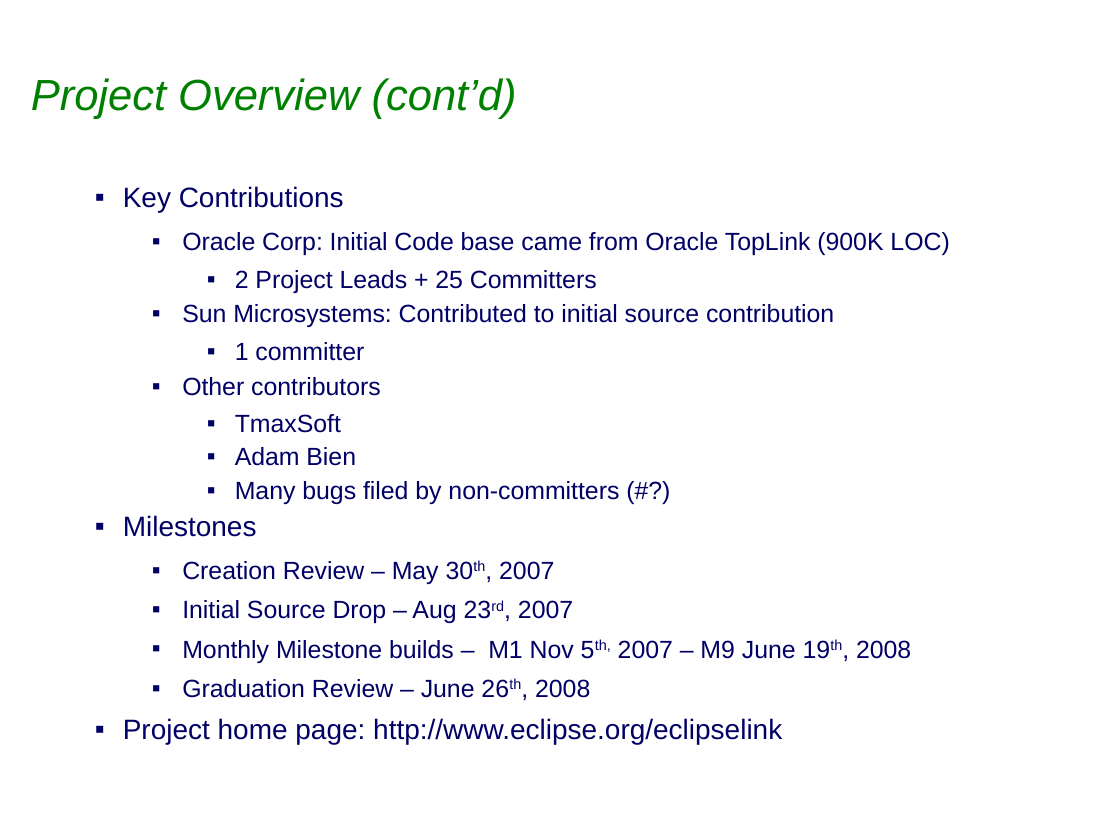
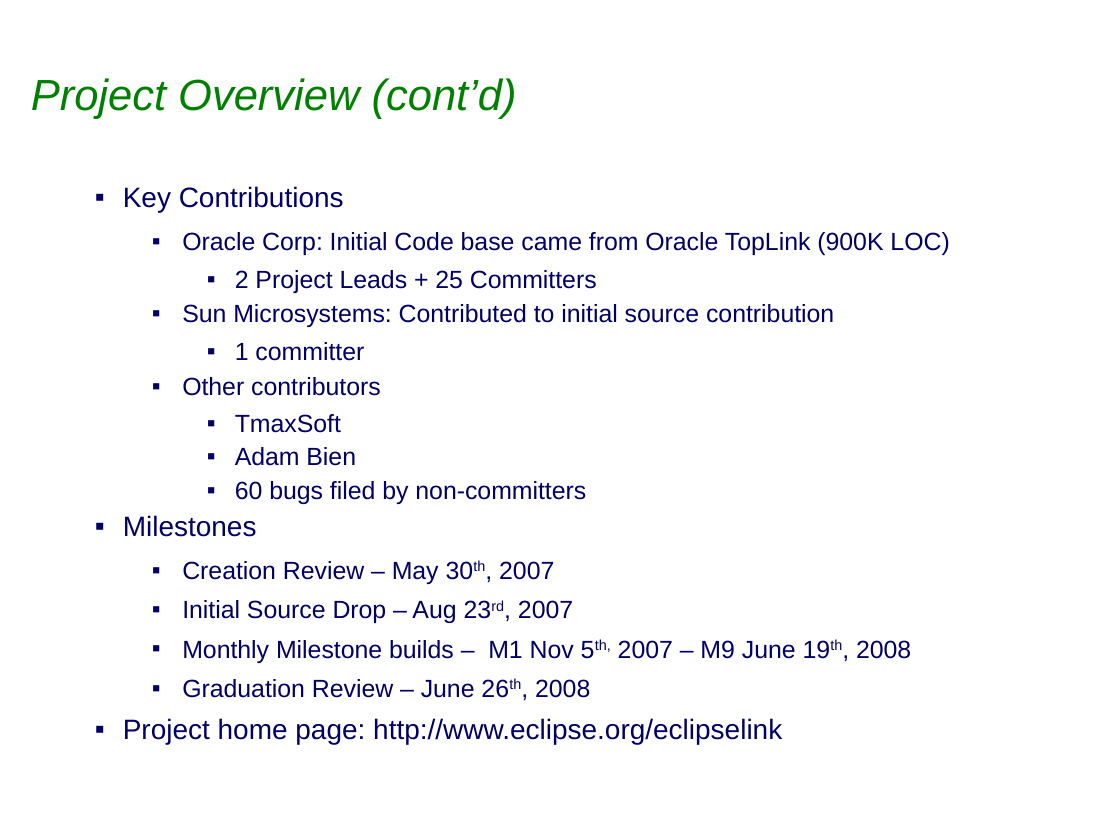
Before and after one commit to eclipse-ee4j/eclipselink, a slide deck: slide 3 of project-admin/Graduation_Release_Review.ppt. Drawn at 1120x840 pixels with LibreOffice and Linux fonts; fonts in the diff are those of the drawing; background and template pictures are left out. Boxes give left, top, right and bottom in pixels: in the first picture for what was removed or moved away, otherwise in the second. Text is boxed around its words. In the diff, an @@ line names an element or a change of style, - is before the commit and + after.

```diff
--- a/project-admin/Graduation_Release_Review.ppt
+++ b/project-admin/Graduation_Release_Review.ppt
@@ text at (235,481,586,504): text changed @@
-    ▪ Many bugs filed by non-committers (#?)
+    ▪ 60 bugs filed by non-committers
```
Also in this commit, not shown: 2 other slides changed.
